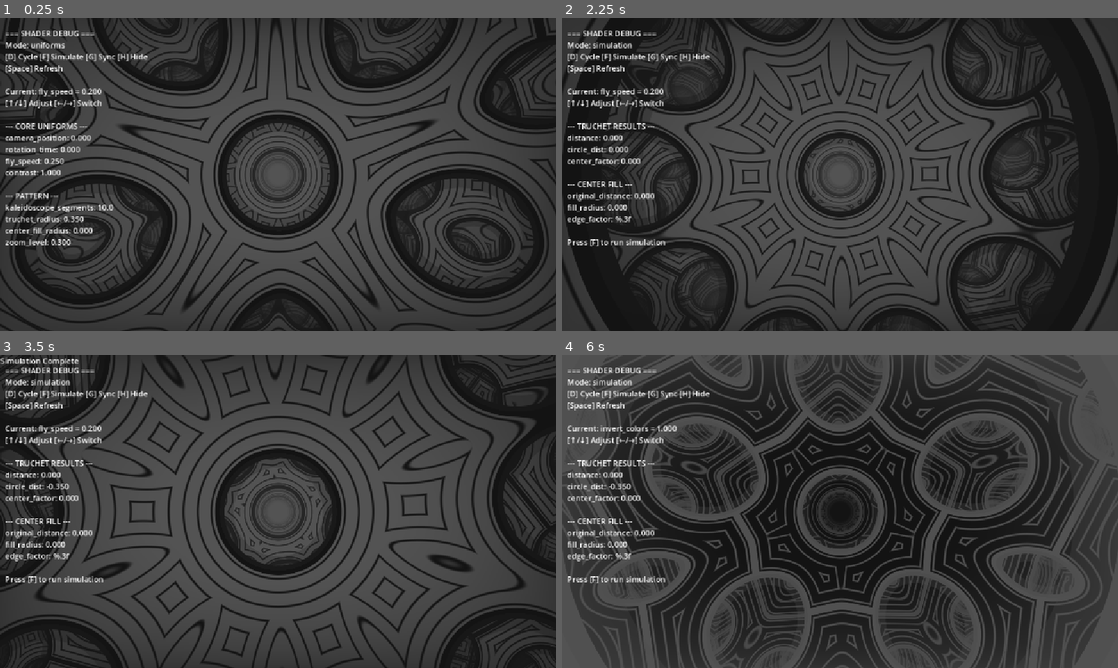
Above: before the commit, frames 1-4 (two rows, left to right).
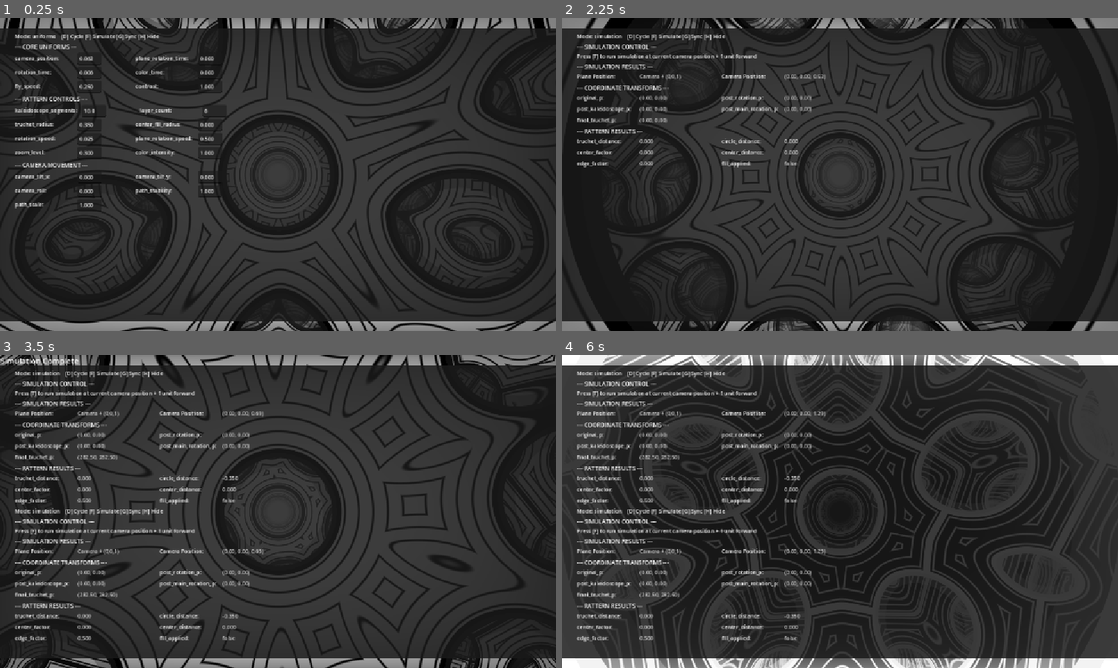
Above: after the commit, the same moments.

Repository: agoramachina/kaldao
Game: Godot game, scene res://ShaderDebug.tscn
Two runs of this game, one before a commit and one after it. Both use one fixed random seed, a clock stepped at 60 frames per second and the inputs below. This scene is started directly instead of the project's main scene.
Inputs (mouse positions are in pixels of both pictures, inside the frame that each line leads up to):
- Up to frame 1 (0.25 s): no input
- Up to frame 2 (2.25 s): tap Enter at 0.5 s; move the mouse to (962, 158) at 0.52 s; hold D 0.53-1.25 s; tap H at 0.6, 2.1 s; click (962, 158) at 0.67 s; tap Space at 0.77, 0.8, 1.07 s; drag from (728, 190) to (812, 237) at 1.27 s; move the mouse to (895, 105) at 2.02 s; hold D from 2.03 s (still down); click (895, 105) at 2.17 s
- Up to frame 3 (3.5 s): tap Space at 2.3 s; release D at 2.75 s; tap F at 2.75 s; drag from (250, 574) to (111, 464) at 2.77 s
- Up to frame 4 (6 s): tap F every 0.75 s from 3.5 to 5.75 s; move the mouse to (1006, 558) at 3.52 s; hold Left 3.53-4.25 s; tap R at 3.6 s; click (1006, 558) at 3.67 s; tap Space at 3.77, 3.8, 4.07, 5.3 s; drag from (673, 464) to (756, 433) at 4.27 s; move the mouse to (867, 511) at 5.02 s; hold Down 5.03-5.75 s; tap L at 5.1 s; click (867, 511) at 5.17 s; drag from (756, 433) to (728, 527) at 5.77 s

The runs differ from the first frame. In frame 1, 11% of the frame differs, in the area x 0-100%, y 0-100%; in frame 2, 7.5%; in frame 3, 11%; in frame 4, 13%.

Commit message:
added README

Diff:
--- a/ShaderDebug.tscn
+++ b/ShaderDebug.tscn
@@ -83,9 +83,25 @@
 script = ExtResource("2_j6vps")
 metadata/_edit_use_anchors_ = true
 
-[node name="Menu" type="RichTextLabel" parent="."]
-layout_mode = 0
-offset_right = 1.0
+[node name="MenuL" type="RichTextLabel" parent="."]
+layout_mode = 1
+anchors_preset = -1
+anchor_right = 1.0
+anchor_bottom = 1.0
+offset_left = 20.0
+offset_top = 20.0
+offset_right = -1131.0
+offset_bottom = -628.0
+grow_horizontal = 2
+grow_vertical = 2
+
+[node name="MenuR" type="RichTextLabel" parent="."]
+layout_mode = 1
+anchors_preset = -1
+offset_top = 20.0
+offset_bottom = 20.0
+grow_horizontal = 2
+grow_vertical = 2
 
 [node name="Popup" type="RichTextLabel" parent="."]
 layout_mode = 0
--- a/scripts/audio/AudioReactivityManager.gd
+++ b/scripts/audio/AudioReactivityManager.gd
@@ -15,7 +15,7 @@
 var smoothing_factor = 0.15
 
 # Intensity multipliers
-var bass_pulse_intensity = 5.5
+var bass_pulse_intensity = 0.5
 var mid_rotation_intensity = 1.0
 var treble_zoom_intensity = 0.8
 
@@ -82,7 +82,7 @@
 
 	# Bass affects truchet radius (center circle pulsing)
 	var base_radius = base_values.get("truchet_radius", 0.35)
-	var pulse_amount = current_bass_influence * bass_pulse_intensity * 0.15
+	var pulse_amount = current_bass_influence * bass_pulse_intensity * 0.5
 	var new_radius = clamp(base_radius + pulse_amount, 0.1, 0.8)
 	parameter_manager.set_parameter_value("truchet_radius", new_radius)
 
--- a/scripts/debug/ControlDebug.gd
+++ b/scripts/debug/ControlDebug.gd
@@ -1,81 +1,347 @@
-# ControlDebug.gd - Clean debug scene controller
+# ControlDebug.gd - Interactive debug scene controller
 extends Control
 
 @onready var shader_rect = $ColorRect		# Shader display (has ShaderDebug.gd)
-@onready var debug_menu = $Menu				# Debug text (RichTextLabel)
 @onready var popup_menu = $Popup			# Notification popup (RichTextLabel)
 
 # Core managers
 var parameter_manager: ParameterManager
 var input_handler: InputHandler
+
+# UI Elements
 var debug_menu_background: ColorRect
+var debug_container: ScrollContainer
+var debug_grid: VBoxContainer
+var interactive_controls: Dictionary = {}
+
+# Simple state
 var show_debug = true
 var debug_mode = "uniforms"
 
 func _ready():
-	print("=== CONTROL DEBUG SCRIPT STARTING ===")
-
-	# Set window size for debug
-	# set_anchors_and_offsets_preset(Control.PRESET_FULL_RECT)
+	print("=== INTERACTIVE DEBUG STARTING ===")
+
+	set_anchors_and_offsets_preset(Control.PRESET_FULL_RECT)
 
 	# Initialize managers
 	parameter_manager = ParameterManager.new()
 	input_handler = InputHandler.new()
 
-	setup_debug_layout()
+	# Setup the UI layout
+	setup_interactive_debug_layout()
+
+	# Connect input
 	connect_debug_input()
-	refresh_debug_display()
-
-	print("DEBUG: ControlDebug ready!")
-
-func setup_debug_layout():
-	"""Setup the debug layout with proper backgrounds"""
+
+	# Initial display
+	refresh_debug_display()
+
+	print("DEBUG: Interactive ControlDebug ready!")
+
+func setup_interactive_debug_layout():
+	"""Create interactive debug layout with editable controls"""
+
+	# === SHADER DISPLAY AREA (FULLSIZE) ===
+	shader_rect.anchor_left = 0.0
+	shader_rect.anchor_top = 0.0
+	shader_rect.anchor_right = 1.0
+	shader_rect.anchor_bottom = 1.0
+
+	# Load and apply shader
+	var shader_material = ShaderMaterial.new()
+	var shader = load("res://shaders/kaldao.gdshader")
+	if shader:
+		shader_material.shader = shader
+		shader_rect.material = shader_material
+		print("DEBUG: Shader loaded successfully")
+	else:
+		print("DEBUG: WARNING - Could not load shader!")
+		shader_rect.color = Color(0.2, 0.3, 0.4, 1.0)
 
 	# === CREATE DEBUG MENU BACKGROUND ===
 	debug_menu_background = ColorRect.new()
 	debug_menu_background.name = "DebugMenuBackground"
-	debug_menu_background.color = Color(0.1, 0.1, 0.1, 0.75)  # Dark semi-transparent
-	debug_menu_background.mouse_filter = Control.MOUSE_FILTER_IGNORE  # Don't block input
-
-	# Position background
+	debug_menu_background.color = Color(0.1, 0.1, 0.1, 0.85)
+	debug_menu_background.mouse_filter = Control.MOUSE_FILTER_IGNORE
+
+	debug_menu_background.anchor_left = 0.0
 	debug_menu_background.anchor_top = 0.0
+	debug_menu_background.anchor_right = 1.0
 	debug_menu_background.anchor_bottom = 1.0
-	debug_menu_background.anchor_left = 0.0
-	debug_menu_background.anchor_right = 1.0
-
-	debug_menu.offset_top = 10
-	debug_menu.offset_bottom = 10
-
-	# Add background to scene BEFORE debug_menu so it renders behind
+	debug_menu_background.offset_top = 20
+	debug_menu_background.offset_bottom = -20
+
 	add_child(debug_menu_background)
-	move_child(debug_menu_background, debug_menu.get_index())  # Put it behind debug_menu
-
-	# === DEBUG TEXT AREA ===
-	debug_menu.anchor_left = 0.0
-	debug_menu.anchor_top = 0.0
-	debug_menu.anchor_right = 1.0
-	debug_menu.anchor_bottom = 1.0
-	debug_menu.offset_top = 20
-	debug_menu.offset_bottom = 20
-	debug_menu.offset_left = 10
-	debug_menu.offset_right = 10
-
-	# Set debug menu background and text properties
-	debug_menu.bbcode_enabled = false
-	debug_menu.add_theme_color_override("default_color", Color.WHITE)
-	debug_menu.autowrap_mode = TextServer.AUTOWRAP_WORD_SMART
-
-	# === POPUP AREA (top-left of shader area) ===
+
+	# === CREATE SCROLLABLE CONTAINER ===
+	debug_container = ScrollContainer.new()
+	debug_container.name = "DebugScrollContainer"
+
+	debug_container.anchor_left = 0.0
+	debug_container.anchor_top = 0.0
+	debug_container.anchor_right = 1.0
+	debug_container.anchor_bottom = 1.0
+	debug_container.offset_left = 30
+	debug_container.offset_right = -30
+	debug_container.offset_top = 30
+	debug_container.offset_bottom = -30
+
+	add_child(debug_container)
+
+	# === CREATE VBOX CONTAINER ===
+	debug_grid = VBoxContainer.new()
+	debug_grid.name = "DebugVBox"
+	debug_grid.add_theme_constant_override("separation", 3)
+
+	debug_container.add_child(debug_grid)
+
+	# Setup popup
+	setup_popup_menu()
+
+func setup_popup_menu():
+	"""Setup the popup menu styling"""
 	popup_menu.anchor_left = 0.0
-	popup_menu.anchor_top = 0.0  # Top instead of bottom
-	popup_menu.anchor_right = 0.3  # Only 30% width
-	popup_menu.anchor_bottom = 0.15  # Top 15% height
-
-	# Set popup background and text properties
+	popup_menu.anchor_top = 0.0
+	popup_menu.anchor_right = 0.3
+	popup_menu.anchor_bottom = 0.15
+
 	popup_menu.add_theme_color_override("default_color", Color.WHITE)
 	popup_menu.add_theme_color_override("background_color", Color(0.2, 0.0, 0.2, 0.8))
 	popup_menu.bbcode_enabled = false
 	popup_menu.visible = false
+
+func create_parameter_row(left_label: String, left_value: String, right_label: String = "", right_value: String = "", left_param: String = "", right_param: String = "", left_readonly: bool = false, right_readonly: bool = false):
+	"""Create a row with two label/input pairs"""
+	var row = HBoxContainer.new()
+	row.add_theme_constant_override("separation", 10)
+
+	# Left pair
+	if left_label != "":
+		var left_lbl = Label.new()
+		left_lbl.text = left_label + ":"
+		left_lbl.custom_minimum_size = Vector2(120, 20)
+		left_lbl.add_theme_font_size_override("font_size", 11)
+		left_lbl.add_theme_color_override("font_color", Color.WHITE)
+		left_lbl.size_flags_horizontal = Control.SIZE_SHRINK_CENTER
+		row.add_child(left_lbl)
+
+		var left_input = LineEdit.new()
+		left_input.text = left_value
+		left_input.custom_minimum_size = Vector2(50, 20)
+		left_input.size_flags_horizontal = Control.SIZE_SHRINK_CENTER
+		left_input.add_theme_font_size_override("font_size", 11)
+		left_input.add_theme_color_override("font_color", Color.WHITE)
+		left_input.add_theme_color_override("font_selected_color", Color.BLACK)
+		left_input.add_theme_color_override("font_uneditable_color", Color.WHITE)
+
+		if left_param != "" and not left_readonly:
+			left_input.connect("text_submitted", _on_parameter_changed.bind(left_param))
+			left_input.connect("focus_exited", _on_parameter_focus_lost.bind(left_param, left_input))
+			interactive_controls[left_param] = left_input
+		elif left_readonly:
+			left_input.editable = false
+
+		row.add_child(left_input)
+
+	# Spacer between pairs
+	var spacer = Control.new()
+	spacer.custom_minimum_size = Vector2(50, 20)
+	row.add_child(spacer)
+
+	# Right pair
+	if right_label != "":
+		var right_lbl = Label.new()
+		right_lbl.text = right_label + ":"
+		right_lbl.custom_minimum_size = Vector2(120, 20)
+		right_lbl.add_theme_font_size_override("font_size", 11)
+		right_lbl.add_theme_color_override("font_color", Color.WHITE)
+		right_lbl.size_flags_horizontal = Control.SIZE_SHRINK_CENTER
+		row.add_child(right_lbl)
+
+		var right_input = LineEdit.new()
+		right_input.text = right_value
+		right_input.custom_minimum_size = Vector2(50, 20)
+		right_input.size_flags_horizontal = Control.SIZE_SHRINK_CENTER
+		right_input.add_theme_font_size_override("font_size", 11)
+		right_input.add_theme_color_override("font_color", Color.WHITE)
+		right_input.add_theme_color_override("font_selected_color", Color.BLACK)
+		right_input.add_theme_color_override("font_uneditable_color", Color.WHITE)
+
+		if right_param != "" and not right_readonly:
+			right_input.connect("text_submitted", _on_parameter_changed.bind(right_param))
+			right_input.connect("focus_exited", _on_parameter_focus_lost.bind(right_param, right_input))
+			interactive_controls[right_param] = right_input
+		elif right_readonly:
+			right_input.editable = false
+
+		row.add_child(right_input)
+
+	debug_grid.add_child(row)
+
+func create_interactive_controls():
+	"""Create all the interactive controls"""
+	create_simple_header()
+
+	match debug_mode:
+		"uniforms":
+			create_uniforms_controls()
+		"computed":
+			create_computed_controls()
+		"simulation":
+			create_simulation_controls()
+
+func create_simple_header():
+	"""Simple header"""
+	var header_label = Label.new()
+	header_label.text = "Mode: %s    [D] Cycle [F] Simulate [G] Sync [H] Hide" % debug_mode
+	header_label.add_theme_font_size_override("font_size", 11)
+	header_label.add_theme_color_override("font_color", Color.WHITE)
+	debug_grid.add_child(header_label)
+
+func create_section_divider(text: String):
+	"""Create a simple section divider"""
+	var divider = Label.new()
+	divider.text = "--- %s ---" % text
+	divider.add_theme_color_override("font_color", Color.WHITE)
+	divider.add_theme_font_size_override("font_size", 12)
+	debug_grid.add_child(divider)
+
+func create_uniforms_controls():
+	"""Create interactive controls for uniforms mode using rows"""
+
+	create_section_divider("CORE UNIFORMS")
+	create_parameter_row("camera_position", "%.3f" % shader_rect.camera_position, "plane_rotation_time", "%.3f" % shader_rect.plane_rotation_time, "camera_position", "plane_rotation_time")
+	create_parameter_row("rotation_time", "%.3f" % shader_rect.rotation_time, "color_time", "%.3f" % shader_rect.color_time, "rotation_time", "color_time")
+	create_parameter_row("fly_speed", "%.3f" % shader_rect.fly_speed, "contrast", "%.3f" % shader_rect.contrast, "fly_speed", "contrast")
+
+	create_section_divider("PATTERN CONTROLS")
+	create_parameter_row("kaleidoscope_segments", "%.1f" % shader_rect.kaleidoscope_segments, "layer_count", "%d" % shader_rect.layer_count, "kaleidoscope_segments", "layer_count")
+	create_parameter_row("truchet_radius", "%.3f" % shader_rect.truchet_radius, "center_fill_radius", "%.3f" % shader_rect.center_fill_radius, "truchet_radius", "center_fill_radius")
+	create_parameter_row("rotation_speed", "%.3f" % shader_rect.rotation_speed, "plane_rotation_speed", "%.3f" % shader_rect.plane_rotation_speed, "rotation_speed", "plane_rotation_speed")
+	create_parameter_row("zoom_level", "%.3f" % shader_rect.zoom_level, "color_intensity", "%.3f" % shader_rect.color_intensity, "zoom_level", "color_intensity")
+
+	create_section_divider("CAMERA MOVEMENT")
+	create_parameter_row("camera_tilt_x", "%.3f" % shader_rect.camera_tilt_x, "camera_tilt_y", "%.3f" % shader_rect.camera_tilt_y, "camera_tilt_x", "camera_tilt_y")
+	create_parameter_row("camera_roll", "%.3f" % shader_rect.camera_roll, "path_stability", "%.3f" % shader_rect.path_stability, "camera_roll", "path_stability")
+	create_parameter_row("path_scale", "%.3f" % shader_rect.path_scale, "", "", "path_scale", "")
+
+func create_computed_controls():
+	"""Create controls for computed values - read-only displays"""
+	create_section_divider("CAMERA PATH VALUES")
+
+	# Display computed camera vectors using rows
+	create_display_row("current_offset", format_vector3(shader_rect.current_offset), "current_doffset", format_vector3(shader_rect.current_doffset))
+	create_display_row("current_ddoffset", format_vector3(shader_rect.current_ddoffset), "camera_forward", format_vector3(shader_rect.camera_forward))
+	create_display_row("camera_right", format_vector3(shader_rect.camera_right), "camera_up", format_vector3(shader_rect.camera_up))
+
+	create_section_divider("COORDINATE CHAIN")
+
+	# Display coordinate transformation chain
+	create_display_row("original_p", format_vector2(shader_rect.original_p), "post_rotation_p", format_vector2(shader_rect.post_rotation_p))
+	create_display_row("post_kaleidoscope_p", format_vector2(shader_rect.post_kaleidoscope_p), "post_main_rotation_p", format_vector2(shader_rect.post_main_rotation_p))
+	create_display_row("final_truchet_p", format_vector2(shader_rect.final_truchet_p), "", "")
+
+	create_section_divider("TRUCHET & CENTER FILL")
+
+	# Display truchet and center fill debug values
+	create_display_row("truchet_distance", "%.3f" % shader_rect.truchet_distance, "truchet_circle_distance", "%.3f" % shader_rect.truchet_circle_distance)
+	create_display_row("truchet_center_factor", "%.3f" % shader_rect.truchet_center_factor, "center_distance", "%.3f" % shader_rect.center_distance)
+	create_display_row("center_edge", "%.3f" % shader_rect.center_edge, "center_fill_applied", str(shader_rect.center_fill_applied))
+
+func create_simulation_controls():
+	"""Create controls for simulation results"""
+	create_section_divider("SIMULATION CONTROL")
+
+	var sim_label = Label.new()
+	sim_label.text = "Press [F] to run simulation at current camera position + 1 unit forward"
+	sim_label.add_theme_color_override("font_color", Color.WHITE)
+	sim_label.add_theme_font_size_override("font_size", 11)
+	debug_grid.add_child(sim_label)
+
+	create_section_divider("SIMULATION RESULTS")
+
+	# Show simulation results using display rows
+	create_display_row("Plane Position", "Camera + (0,0,1)", "Camera Position", format_vector3(Vector3(0, 0, shader_rect.camera_position)))
+
+	create_section_divider("COORDINATE TRANSFORMS")
+	create_display_row("original_p", format_vector2(shader_rect.original_p), "post_rotation_p", format_vector2(shader_rect.post_rotation_p))
+	create_display_row("post_kaleidoscope_p", format_vector2(shader_rect.post_kaleidoscope_p), "post_main_rotation_p", format_vector2(shader_rect.post_main_rotation_p))
+	create_display_row("final_truchet_p", format_vector2(shader_rect.final_truchet_p), "", "")
+
+	create_section_divider("PATTERN RESULTS")
+	create_display_row("truchet_distance", "%.3f" % shader_rect.truchet_distance, "circle_distance", "%.3f" % shader_rect.truchet_circle_distance)
+	create_display_row("center_factor", "%.3f" % shader_rect.truchet_center_factor, "center_distance", "%.3f" % shader_rect.center_distance)
+	create_display_row("edge_factor", "%.3f" % shader_rect.center_edge, "fill_applied", str(shader_rect.center_fill_applied))
+
+func create_display_row(left_label: String, left_value: String, right_label: String = "", right_value: String = ""):
+	"""Create a row with two read-only label/value pairs"""
+	var row = HBoxContainer.new()
+	row.add_theme_constant_override("separation", 10)
+
+	# Left pair
+	if left_label != "":
+		var left_lbl = Label.new()
+		left_lbl.text = left_label + ":"
+		left_lbl.custom_minimum_size = Vector2(120, 20)
+		left_lbl.add_theme_font_size_override("font_size", 11)
+		left_lbl.add_theme_color_override("font_color", Color.WHITE)
+		left_lbl.size_flags_horizontal = Control.SIZE_SHRINK_CENTER
+		row.add_child(left_lbl)
+
+		var left_value_label = Label.new()
+		left_value_label.text = left_value
+		left_value_label.custom_minimum_size = Vector2(100, 20)
+		left_value_label.add_theme_font_size_override("font_size", 11)
+		left_value_label.add_theme_color_override("font_color", Color.LIGHT_GRAY)
+		left_value_label.size_flags_horizontal = Control.SIZE_SHRINK_CENTER
+		row.add_child(left_value_label)
+
+	# Spacer between pairs
+	var spacer = Control.new()
+	spacer.custom_minimum_size = Vector2(50, 20)
+	row.add_child(spacer)
+
+	# Right pair
+	if right_label != "":
+		var right_lbl = Label.new()
+		right_lbl.text = right_label + ":"
+		right_lbl.custom_minimum_size = Vector2(120, 20)
+		right_lbl.add_theme_font_size_override("font_size", 11)
+		right_lbl.add_theme_color_override("font_color", Color.WHITE)
+		right_lbl.size_flags_horizontal = Control.SIZE_SHRINK_CENTER
+		row.add_child(right_lbl)
+
+		var right_value_label = Label.new()
+		right_value_label.text = right_value
+		right_value_label.custom_minimum_size = Vector2(100, 20)
+		right_value_label.add_theme_font_size_override("font_size", 11)
+		right_value_label.add_theme_color_override("font_color", Color.LIGHT_GRAY)
+		right_value_label.size_flags_horizontal = Control.SIZE_SHRINK_CENTER
+		row.add_child(right_value_label)
+
+	debug_grid.add_child(row)
+
+func format_vector3(vec: Vector3) -> String:
+	"""Format a Vector3 for display"""
+	return "(%.2f, %.2f, %.2f)" % [vec.x, vec.y, vec.z]
+
+func format_vector2(vec: Vector2) -> String:
+	"""Format a Vector2 for display"""
+	return "(%.2f, %.2f)" % [vec.x, vec.y]
+
+# === INPUT CALLBACKS ===
+
+func _on_parameter_changed(param_name: String, new_text: String):
+	"""Handle parameter value changes"""
+	var new_value = float(new_text)
+	parameter_manager.set_parameter_value(param_name, new_value)
+	shader_rect.sync_from_parameter_manager(parameter_manager)
+	update_shader_uniforms()
+	show_parameter_popup("%s: %.3f" % [param_name, new_value])
+
+func _on_parameter_focus_lost(param_name: String, input: LineEdit):
+	"""Handle when user clicks away from input field"""
+	_on_parameter_changed(param_name, input.text)
 
 func show_parameter_popup(text: String, duration: float = 1.5):
 	"""Show a parameter change popup"""
@@ -83,11 +349,9 @@
 	popup_menu.visible = true
 	print("DEBUG: Showing popup: %s" % text)
 
-	# Auto-hide after duration
 	await get_tree().create_timer(duration).timeout
 	popup_menu.visible = false
 
-# === INPUT HANDLING ===
 func connect_debug_input():
 	"""Connect input signals"""
 	input_handler.parameter_increase_requested.connect(on_parameter_increase)
@@ -112,10 +376,8 @@
 			_:
 				input_handler.handle_input(event)
 
-# === DEBUG FUNCTIONS ===
-
 func cycle_debug_mode():
-	"""Cycle through debug modes"""
+	"""Cycle through debug modes and rebuild UI"""
 	match debug_mode:
 		"uniforms":
 			debug_mode = "computed"
@@ -126,7 +388,28 @@
 
 	refresh_debug_display()
 	show_parameter_popup("Debug Mode: %s" % debug_mode)
-	print("DEBUG: Switched to mode: ", debug_mode)
+
+func refresh_debug_display():
+	"""Rebuild the entire debug interface"""
+	if not show_debug:
+		debug_container.visible = false
+		debug_menu_background.visible = false
+		return
+
+	debug_container.visible = true
+	debug_menu_background.visible = true
+
+	# Clear existing controls
+	for child in debug_grid.get_children():
+		child.queue_free()
+
+	interactive_controls.clear()
+
+	# Wait a frame for cleanup
+	await get_tree().process_frame
+
+	# Recreate controls
+	create_interactive_controls()
 
 func run_simulation():
 	"""Run shader simulation"""
@@ -156,7 +439,6 @@
 	if not material:
 		return
 
-	# Update parameters
 	var params = parameter_manager.get_all_parameters()
 	for param_name in params:
 		var value = params[param_name]["current"]
@@ -169,93 +451,11 @@
 	material.set_shader_parameter("plane_rotation_time", shader_rect.plane_rotation_time)
 	material.set_shader_parameter("color_time", shader_rect.color_time)
 
-func refresh_debug_display():
-	"""Update debug text"""
-	if not show_debug:
-		debug_menu.text = "Debug Hidden\n[H] to show"
-		return
-
-	var debug_text = "=== SHADER DEBUG ===\n"
-	debug_text += "Mode: %s\n" % debug_mode
-	debug_text += "[D] Cycle [F] Simulate [G] Sync [H] Hide\n"
-	debug_text += "[Space] Refresh\n\n"
-
-	# Current parameter
-	var current_param = parameter_manager.get_current_parameter_name()
-	var current_value = parameter_manager.get_parameter_value(current_param)
-	debug_text += "Current: %s = %.3f\n" % [current_param, current_value]
-	debug_text += "[↑/↓] Adjust [←/→] Switch\n\n"
-
-	# Mode-specific info
-	match debug_mode:
-		"uniforms":
-			debug_text += get_uniforms_debug_text()
-		"computed":
-			debug_text += get_computed_debug_text()
-		"simulation":
-			debug_text += get_simulation_debug_text()
-
-	debug_menu.text = debug_text
-
-func get_uniforms_debug_text() -> String:
-	"""Core uniform values"""
-	var text = "--- CORE UNIFORMS ---\n"
-	text += "camera_position: %.3f\n" % shader_rect.camera_position
-	text += "rotation_time: %.3f\n" % shader_rect.rotation_time
-	text += "fly_speed: %.3f\n" % shader_rect.fly_speed
-	text += "contrast: %.3f\n\n" % shader_rect.contrast
-
-	text += "--- PATTERN ---\n"
-	text += "kaleidoscope_segments: %.1f\n" % shader_rect.kaleidoscope_segments
-	text += "truchet_radius: %.3f\n" % shader_rect.truchet_radius
-	text += "center_fill_radius: %.3f\n" % shader_rect.center_fill_radius
-	text += "zoom_level: %.3f\n" % shader_rect.zoom_level
-
-	return text
-
-func get_computed_debug_text() -> String:
-	"""Computed values"""
-	var text = "--- CAMERA VECTORS ---\n"
-	text += "offset: %s\n" % str(shader_rect.current_offset)
-	text += "forward: %s\n" % str(shader_rect.camera_forward)
-	text += "right: %s\n" % str(shader_rect.camera_right)
-	text += "up: %s\n\n" % str(shader_rect.camera_up)
-
-	text += "--- COORDINATE CHAIN ---\n"
-	text += "original_p: %s\n" % str(shader_rect.original_p)
-	text += "post_kaleidoscope: %s\n" % str(shader_rect.post_kaleidoscope_p)
-	text += "final_truchet: %s\n" % str(shader_rect.final_truchet_p)
-
-	return text
-
-func get_simulation_debug_text() -> String:
-	"""Simulation results"""
-	var text = "--- TRUCHET RESULTS ---\n"
-	text += "distance: %.3f\n" % shader_rect.truchet_distance
-	text += "circle_dist: %.3f\n" % shader_rect.truchet_circle_distance
-	text += "center_factor: %.3f\n\n" % shader_rect.truchet_center_factor
-
-	text += "--- CENTER FILL ---\n"
-	text += "original_distance: %.3f\n" % shader_rect.center_distance
-	text += "fill_radius: %.3f\n" % shader_rect.center_fill_radius
-	text += "edge_factor: %.3f\n" % str(shader_rect.center_edge)
-
-	text += "\nPress [F] to run simulation"
-
-	return text
-
 func toggle_debug_display():
-	"""Toggle debug text and background"""
+	"""Toggle debug interface visibility"""
 	show_debug = !show_debug
 	refresh_debug_display()
-
-	# Also toggle the background visibility
-	debug_menu_background.visible = show_debug
-	debug_menu.visible = show_debug
-
 	show_parameter_popup("Debug: %s" % ("ON" if show_debug else "OFF"))
-
-# === PARAMETER CONTROLS ===
 
 func on_parameter_increase():
 	parameter_manager.increase_current_parameter()
@@ -295,3 +495,11 @@
 	shader_rect.color_time += shader_rect.color_speed * delta
 
 	update_shader_uniforms()
+	update_interactive_display()
+
+func update_interactive_display():
+	"""Update the interactive controls with current values"""
+	if interactive_controls.has("camera_position"):
+		interactive_controls["camera_position"].text = "%.3f" % shader_rect.camera_position
+	if interactive_controls.has("rotation_time"):
+		interactive_controls["rotation_time"].text = "%.3f" % shader_rect.rotation_time
Not shown, added: README.md
Not shown, added: project_overview.md
